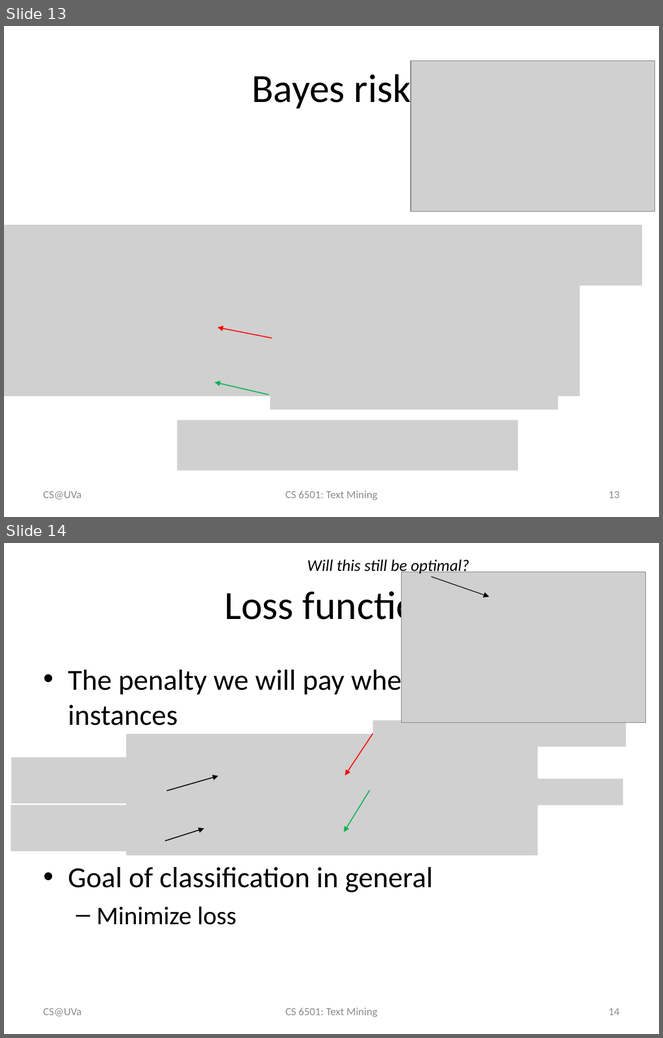
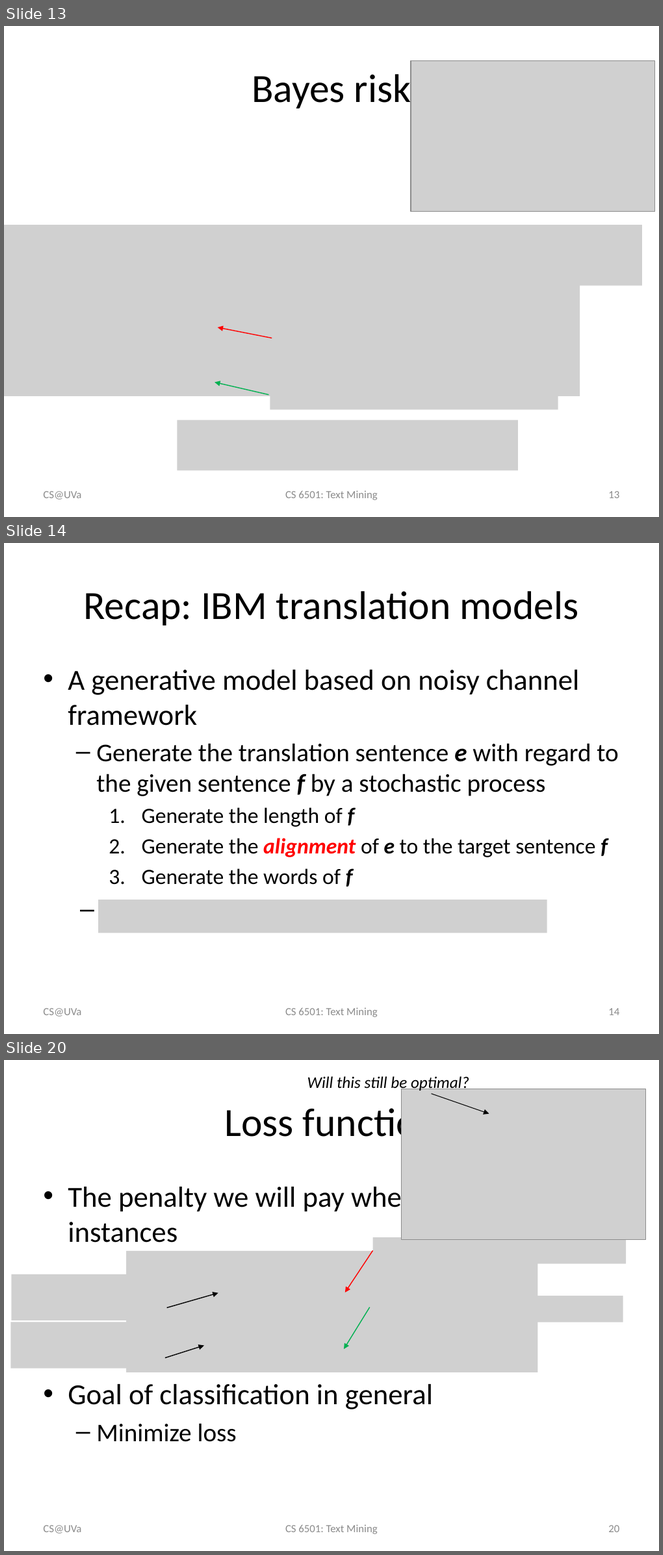
Before and after one commit to wang296/CS6501-Text-Mining, a slide deck: docs/TextCategorization.pptx. Shown one above the other, each under a label of ours: slides 13 and 14 before the commit, slides 13, 14 and 20 after it; the slides between them are not shown. The pictures are 663x1038 and 663x1555 pixels, drawn with LibreOffice and Linux fonts; fonts in the diff are those of the drawing; grey boxes stand for pictures. Boxes give left, top, right and bottom in pixels: in the first picture for what was removed or moved away, otherwise in the second. Text is boxed around its words. In the diff, an @@ line names an element or a change of style, - is before the commit and + after.

Commit message:
text categorization slides

```diff
--- a/docs/TextCategorization.pptx
+++ b/docs/TextCategorization.pptx
@@ slide 14 added at box(4, 543, 659, 1034), background #FFFFFF @@
@@ title added at box(83, 591, 579, 626), 44 pt, text #000000 @@
+Recap: IBM translation models
@@ text added at box(68, 670, 618, 887), 24 pt, text #000000 @@
+• A generative model based on noisy channel framework
+  – Generate the translation sentence e with regard to the given sentence f by a stochastic process
+    1. Generate the length of f
+    2. Generate the alignment of e to the target sentence f
+    3. Generate the words of f
@@ picture added at box(98, 900, 547, 934) @@
@@ text added at box(43, 1008, 81, 1017), 12 pt, text #8C8C8C @@
+CS@UVa
@@ text added at box(285, 1008, 378, 1017), 12 pt, text #8C8C8C @@
+CS 6501: Text Mining
@@ page number added at box(608, 1008, 620, 1016), 12 pt, text #8C8C8C @@
+14
@@ what was slide 14 is now slide 20 @@
@@ page number at box(608, 1525, 620, 1533): text changed @@
-14
+20
```
Also in this commit, not shown: 5 slides changed, 5 other slides added, 1 slide removed, 1 other file.
